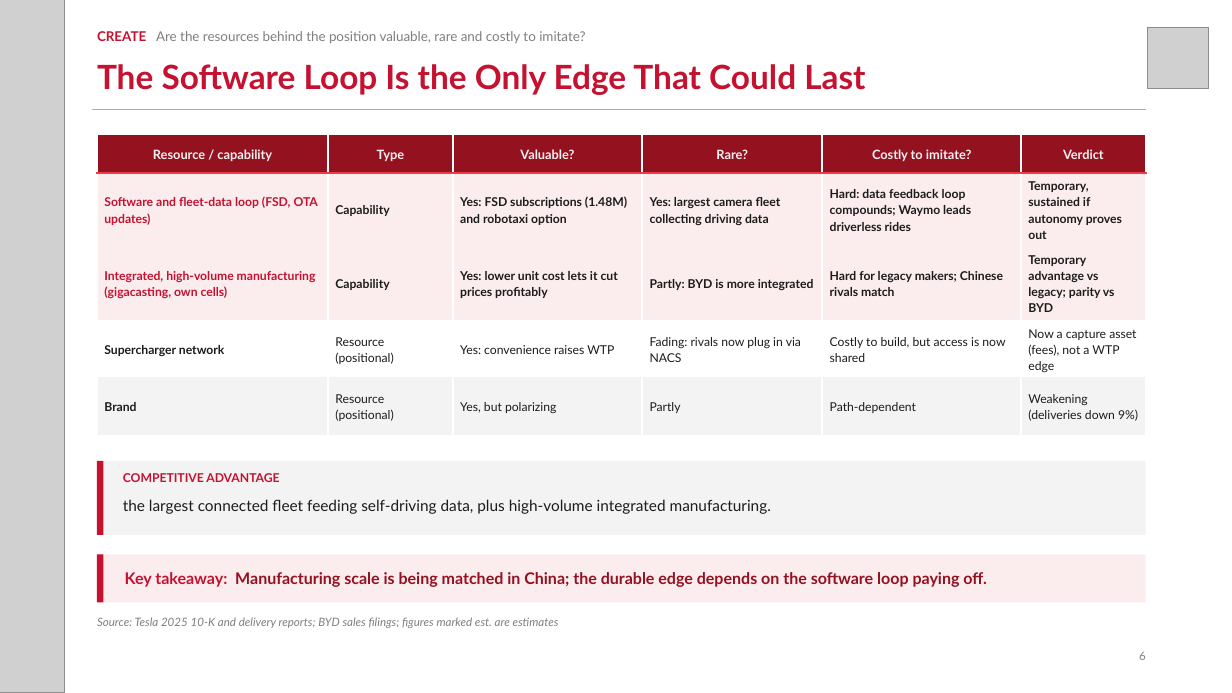
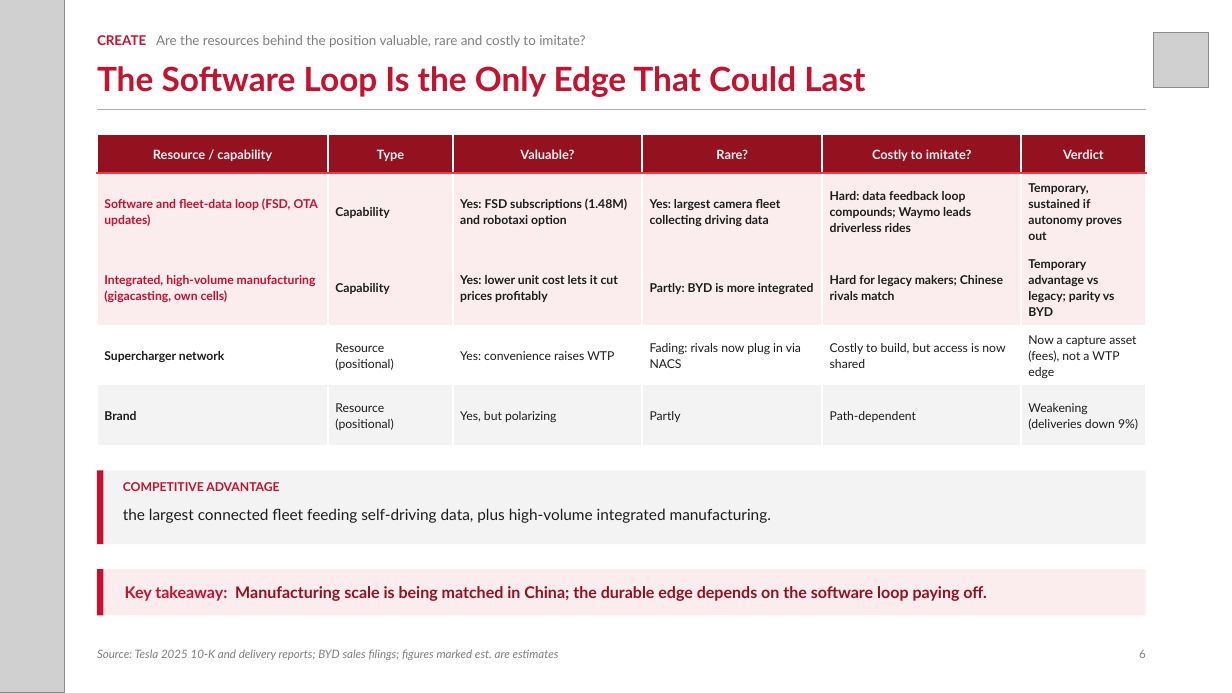
Before and after one commit to zuhayr77/AI-Business-Strategy-Agent, a slide deck: slide 6 of dccd-strategy-agent/examples/Tesla_DCCD.pptx. Drawn at 1232x693 pixels with LibreOffice and Linux fonts; fonts in the diff are those of the drawing; grey boxes stand for pictures. Boxes give left, top, right and bottom in pixels: in the first picture for what was removed or moved away, otherwise in the second. Text is boxed around its words. In the diff, an @@ line names an element or a change of style, - is before the commit and + after.

```diff
--- a/dccd-strategy-agent/examples/Tesla_DCCD.pptx
+++ b/dccd-strategy-agent/examples/Tesla_DCCD.pptx
@@ text "CREATE Are the resources behind ...": place and size @@
-text "CREATE Are the resources behind ..." at [97,31,585,44]
+text "CREATE Are the resources behind ..." at [97,35,585,48]
@@ picture: place and size @@
-picture at [1148,28,1209,89]
+picture at [1153,32,1209,88]
@@ table: place and size @@
-table at [97,134,1146,425]
+table at [97,134,1146,445]
@@ 2 texts, 2 rectangles: place and size @@
-2 texts, 2 rectangles at [97,461,1146,535]
+2 texts, 2 rectangles at [97,470,1146,544]
@@ 2 rectangles, 1 text: place and size @@
-2 rectangles, 1 text at [97,555,1146,603]
+2 rectangles, 1 text at [97,569,1146,616]
@@ text "Source: Tesla 2025 10-K and ...": place and size @@
-text "Source: Tesla 2025 10-K and ..." at [97,617,559,628]
+text "Source: Tesla 2025 10-K and ..." at [97,649,559,660]
@@ text "Source: Tesla 2025 10-K and ..." at [97,649,559,660]: vertical alignment top to bottom @@
@@ text "6" at [1139,650,1146,658]: vertical alignment middle to bottom @@
```
Also in this commit, not shown: 8 other slides changed, 11 other files.
